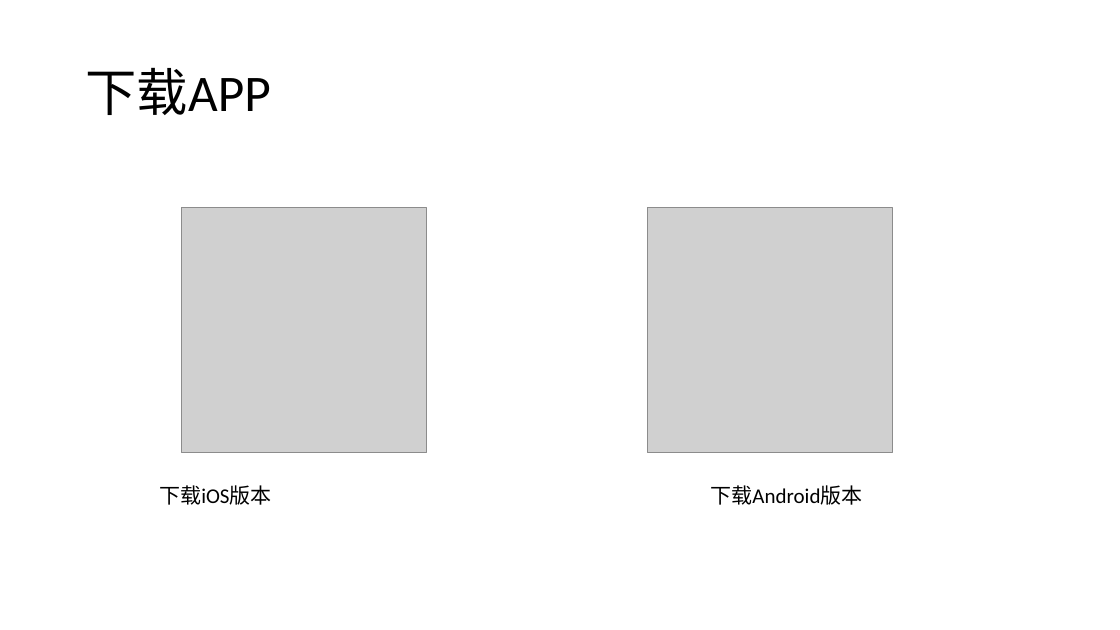
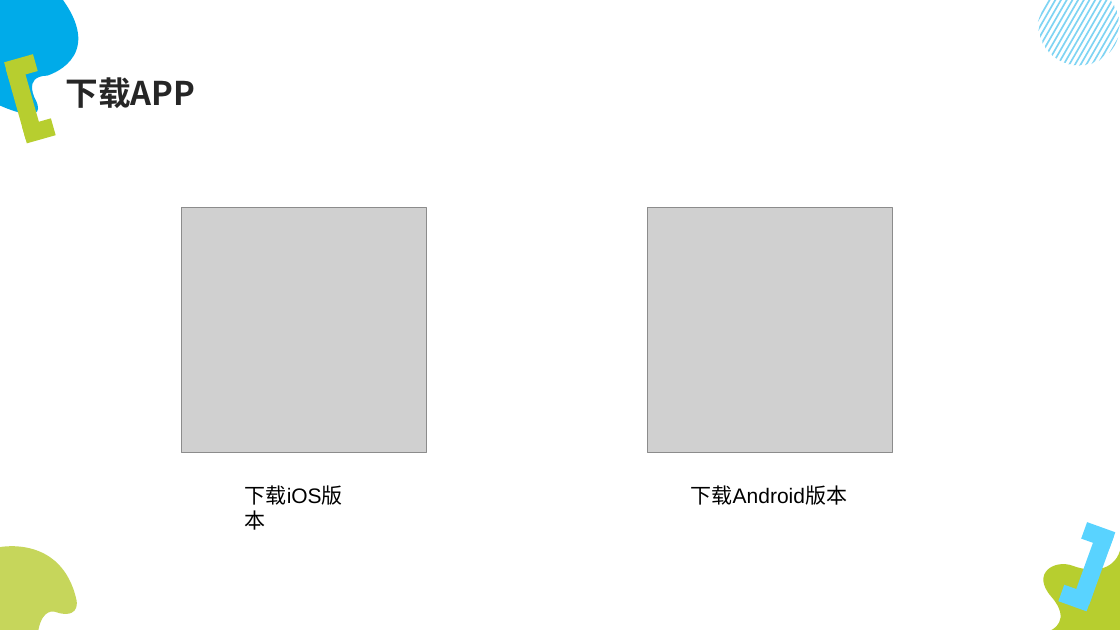
Before and after one commit to lumin824/hello-react-native, a slide deck: slide 13 of linkgap/ReactNative开发.pptx (slide 12 before the commit). Drawn at 1120x630 pixels with LibreOffice and Linux fonts; fonts in the diff are those of the drawing; grey boxes stand for pictures. Boxes give left, top, right and bottom in pixels: in the first picture for what was removed or moved away, otherwise in the second. Text is boxed around its words. In the diff, an @@ line names an element or a change of style, - is before the commit and + after.

```diff
--- a/linkgap/ReactNative开发.pptx
+++ b/linkgap/ReactNative开发.pptx
@@ freeform shape added at [0, 0, 105, 128], fill #00ABE9 @@
@@ title "下载APP": place and size @@
-title "下载APP" at [85, 67, 270, 115]
+title "下载APP" at [66, 77, 196, 108]
@@ title "下载APP" at [66, 77, 196, 108]: size 44 to 28 pt, font Calibri to Noto Sans CJK SC, text colour #000000 to #262626, bold on; line spacing 0.9 to 1.2; vertical alignment middle to bottom @@
@@ group added at [1038, 0, 1120, 66]: 17 freeform shapes @@
@@ line added from (7, 71) to (35, 63), #B7CE2F 15 pt @@
@@ line added from (14, 67) to (34, 137), #B7CE2F 15 pt @@
@@ line added from (24, 135) to (53, 127), #B7CE2F 15 pt @@
@@ text "下载iOS版本" at [245, 485, 343, 505]: font Calibri to Arial @@
@@ text "下载iOS版本": place and size @@
-text "下载iOS版本" at [159, 485, 271, 505]
+text "下载iOS版本" at [245, 485, 343, 505]
@@ text "下载Android版本": place and size @@
-text "下载Android版本" at [710, 485, 862, 505]
+text "下载Android版本" at [691, 485, 847, 505]
@@ text "下载Android版本" at [691, 485, 847, 505]: font Calibri to Arial @@
@@ freeform shape added at [0, 535, 81, 630], fill #C6D65B @@
@@ line added from (1081, 602) to (1106, 534), #59D3FF 15 pt @@
@@ line added from (1112, 541) to (1085, 530), #59D3FF 15 pt @@
@@ freeform shape added at [1031, 551, 1120, 630], fill #B7CE2F @@
@@ line added from (1090, 603) to (1062, 593), #59D3FF 15 pt @@
```
Also in this commit, not shown: 17 other slides changed, 1 slide added.
